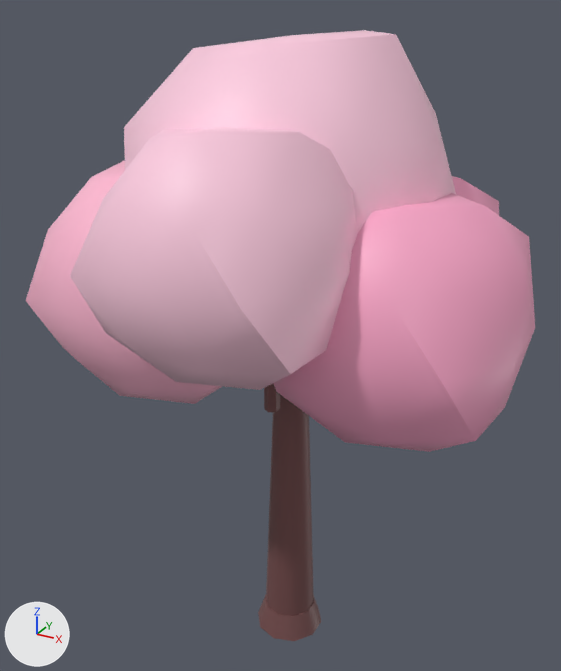
Renders of the glTF model godot-3d/props/sakura_1.glb from each side of a commit.
Both versions are drawn from a 50 mm lens placed at (2.98, -5.61, 6.0), pointed at (-0.14, 0.05, 3.17). Arrows for +X, +Y and +Z are at lower left; the lights stay in place. The first picture is the older version. Vertices at exactly the same position are counted once.

Objects in the first picture: 'sakura'.
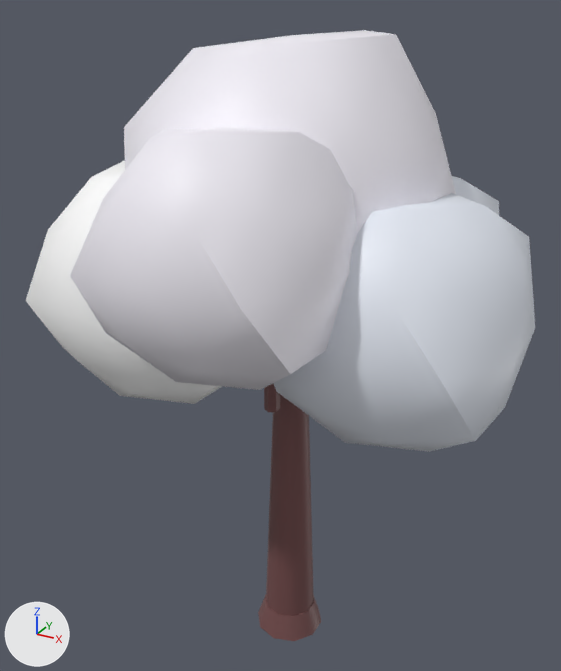
What differs and where, as boxes [x1, y1, x2, y2] in the pictures (561 x 671 px):
part 1 of me_cone_021, recoloured (pink to white)
    both: [26, 30, 535, 452]

What the commit changed:
me_cone_021 has 328 vertices, 612 faces and spans x -2.1..2.05, y -2.02..1.94, z -0.02..5.74.
me_cone_021 is used by ob_sakura; location (0.0, 0.0, 0.0).
me_cone_021 part 1: 400 faces centred in x -2.07..2.03, y -1.99..1.8, z 2.71..5.73 are repainted in the vertex colours; the middle colour goes from pink #ffb9d2 to white #f3f0f8.
